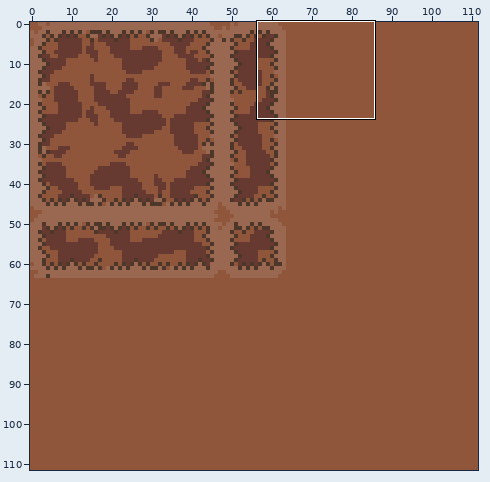
A sprite sheet gets an edit: assets/sprites/tileset.png. Above: a wide view before the commit, with the close-up outlined.
Close-up. As it was:
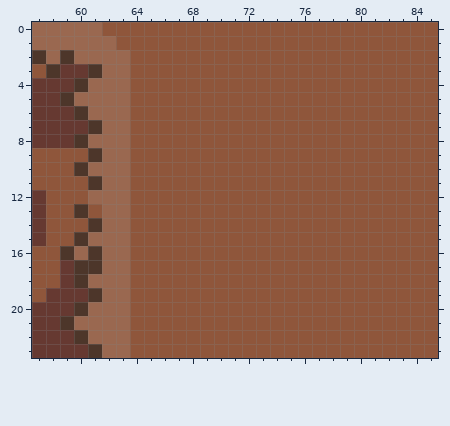
The file is 112x112 pixels. Shown: x 57..85, y 0..23.
Now the later version:
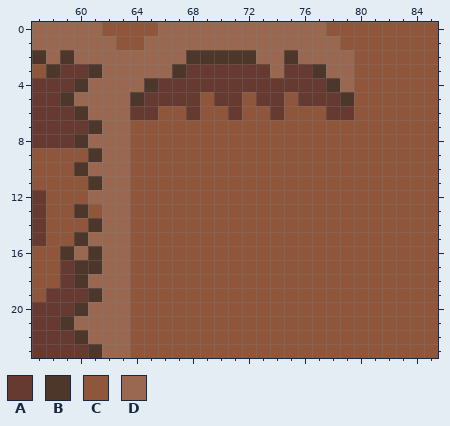
Palette (. is transparent): A #663931  B #4d362a  C #8f563b  D #9a6850
What changed:
Colour C gives way to colour A in row 3 at x 68 to 73 and 75 to 76; in row 4 at x 66 to 77; in row 5 at x 65 to 68, 70 to 71, 73 to 74 and 76 to 78; in row 6 at x 64 to 65, 68, 71, 74 and 78 to 79.
Colour C gives way to colour B in row 2 at x 68 to 72 and 75; in row 3 at x 67 and 77; in row 4 at x 65 and 78; in row 5 at x 64 and 79.
Colour C gives way to colour D in row 0 at x 66 to 77; in row 1 at x 65 to 78; in row 2 at x 64 to 67, 73 to 74 and 76 to 79; in row 3 at x 64 to 66, 74 and 78 to 79; in row 4 at x 64 and 79.
